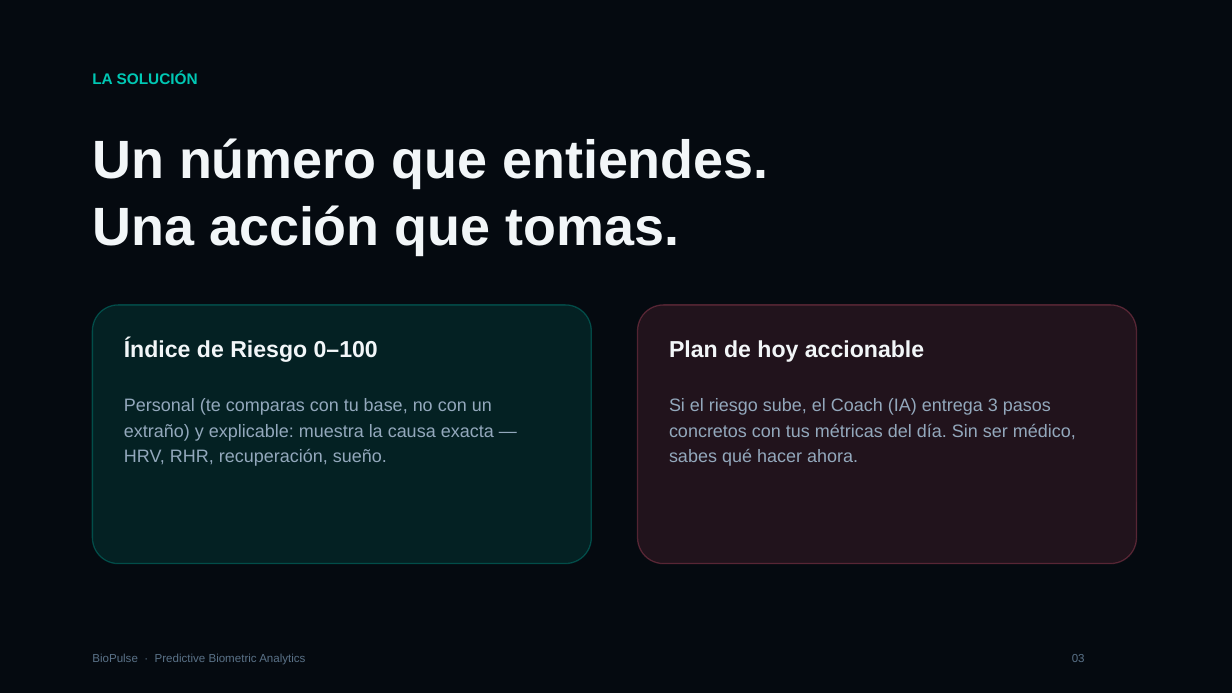
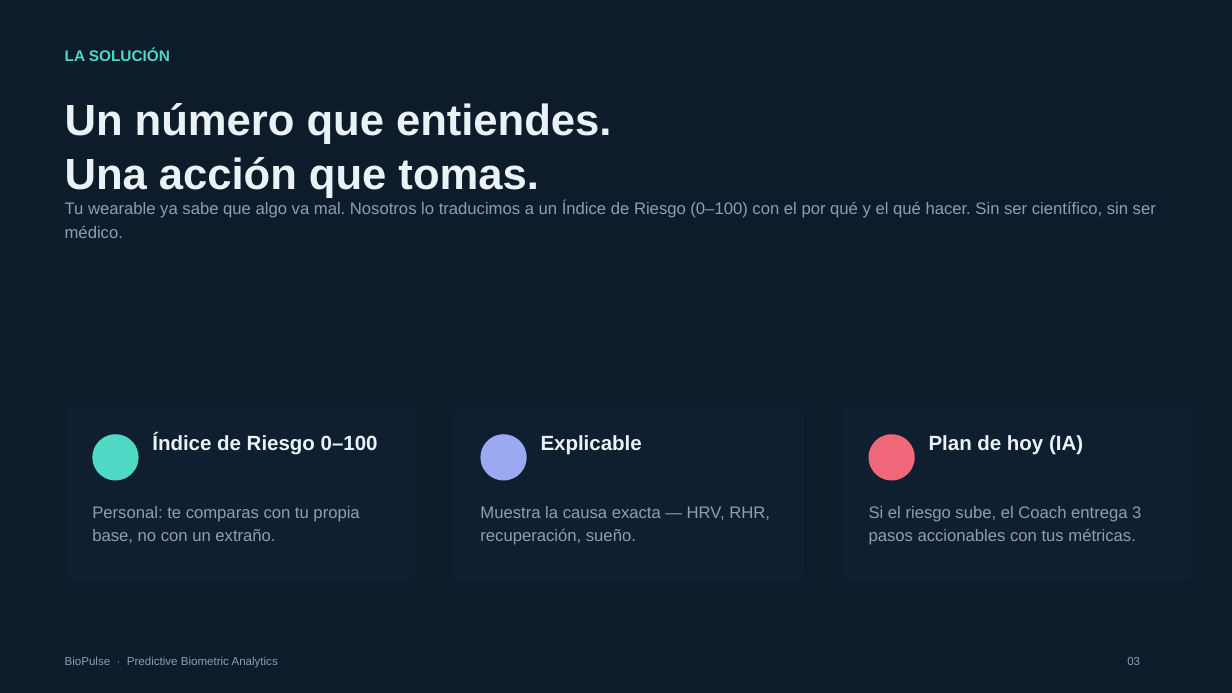
Before and after one commit to Emelecto/Bio-Pulse, a slide deck: slide 3 of pitch/BioPulse_Pitch_App_Actual.pptx. Drawn at 1232x693 pixels with LibreOffice and Linux fonts; fonts in the diff are those of the drawing. Boxes give left, top, right and bottom in pixels: in the first picture for what was removed or moved away, otherwise in the second. Text is boxed around its words. In the diff, an @@ line names an element or a change of style, - is before the commit and + after.

Commit message:
Pitch App Actual: rediseno minimalista con estilo de la presentacion anterior (sin imagenes AI)
- Mismas coordenadas/grilla que BioPulse_Pitch_Final: kicker T0.5, headline T1.0,
  cards W3.80 H1.90 en columnas 0.70/4.90/9.10, punto acento, footer T7.08
- 0 imagenes: estilo limpio, solo tipografia y tarjetas de color
- Contenido 100% app actual: BioScore, Riesgo, Sleep, Coach, Tu Laboratorio
  (mapa energia + forecast), Bienestar+Coach, diferenciacion, traccion, mercado, modelo, inversion
- Eliminadas imagenes AI (bp_hero_bg.png, bp_rings.png) del deck

```diff
--- a/pitch/BioPulse_Pitch_App_Actual.pptx
+++ b/pitch/BioPulse_Pitch_App_Actual.pptx
@@ rectangle at [0,0,1232,693]: fill #050A10 to #0D1B2A @@
@@ text "LA SOLUCIÓN": place and size @@
-text "LA SOLUCIÓN" at [92,72,198,84]
+text "LA SOLUCIÓN" at [65,49,170,61]
@@ text "LA SOLUCIÓN" at [65,49,170,61]: text colour #00C8B4 to #4FD8C4 @@
@@ text "Un número que entiendes. Una ...": place and size @@
-text "Un número que entiendes. Una ..." at [92,138,768,255]
+text "Un número que entiendes. Una ..." at [65,103,611,198]
@@ text "Un número que entiendes. Una ..." at [65,103,611,198]: size 42 to 34 pt, text colour #F2F6F8 to #EAF2F5; line spacing 1.04 to 1.02 @@
@@ text added at [65,201,1156,238], 13 pt, text #8AA0B2 @@
+Tu wearable ya sabe que algo va mal. Nosotros lo traducimos a un Índice de Riesgo (0–100) con el por qué y el qué hacer. Sin ser científico, sin ser médico.
@@ rounded rectangle removed at [92,305,592,564] @@
@@ rounded rectangle removed at [638,305,1137,564] @@
@@ rounded rectangle added at [65,407,416,582], fill #101F30 @@
@@ rounded rectangle added at [453,407,804,582], fill #101F30 @@
@@ rounded rectangle added at [841,407,1192,582], fill #101F30 @@
@@ ellipse added at [92,434,139,481], fill #4FD8C4 @@
@@ text "Índice de Riesgo 0–100": place and size @@
-text "Índice de Riesgo 0–100" at [124,339,378,362]
+text "Índice de Riesgo 0–100" at [152,434,378,455]
@@ text "Índice de Riesgo 0–100" at [152,434,378,455]: size 18 to 16 pt, text colour #F2F6F8 to #EAF2F5 @@
@@ ellipse added at [481,434,527,481], fill #9BA8F2 @@
@@ text added at [541,435,642,455], 16 pt, text #EAF2F5, bold @@
+Explicable
@@ ellipse added at [869,434,915,481], fill #F0687A @@
@@ text at [929,435,1083,455]: text changed; size 18 to 16 pt; text colour #F2F6F8 to #EAF2F5 @@
-Plan de hoy accionable
+Plan de hoy (IA)
@@ text at [92,506,359,543]: text changed; size 14 to 13 pt; text colour #93A8BC to #8AA0B2 @@
-Personal (te comparas con tu base, no con un extraño) y explicable: muestra la causa exacta — HRV, RHR, recuperación, sueño.
+Personal: te comparas con tu propia base, no con un extraño.
@@ text added at [480,506,770,545], 13 pt, text #8AA0B2 @@
+Muestra la causa exacta — HRV, RHR, recuperación, sueño.
@@ text at [869,506,1141,545]: text changed; size 14 to 13 pt; text colour #93A8BC to #8AA0B2 @@
-Si el riesgo sube, el Coach (IA) entrega 3 pasos concretos con tus métricas del día. Sin ser médico, sabes qué hacer ahora.
+Si el riesgo sube, el Coach entrega 3 pasos accionables con tus métricas.
@@ text "BioPulse · Predictive Biometric Analytics": place and size @@
-text "BioPulse · Predictive Biometric Analytics" at [92,653,305,664]
+text "BioPulse · Predictive Biometric Analytics" at [65,656,278,668]
@@ text "BioPulse · Predictive Biometric Analytics" at [65,656,278,668]: text colour #5A7288 to #8AA0B2 @@
@@ text "03" at [1127,657,1140,665]: text colour #5A7288 to #8AA0B2 @@
@@ text "03": place and size @@
-text "03" at [1072,654,1085,662]
+text "03" at [1127,657,1140,665]
```
Also in this commit, not shown: 10 other slides changed, 1 other file.
